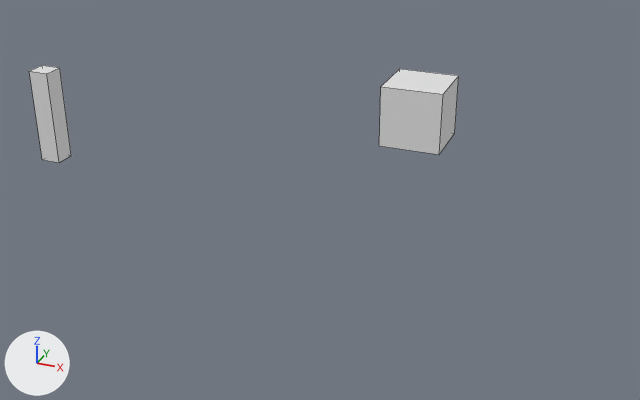
A saved change to the Blender file blend-files/10.blend.
The view is the same before and after, from a 50 mm lens placed at (3.54, -13.26, 6.53), pointed at (-1.89, 0.42, -0.55). The axes (+X, +Y, +Z) are drawn at lower left. The lights are the same throughout. Mesh edges are drawn as thin lines.

In view in the first picture: 'Content10', 'Cube.001'.
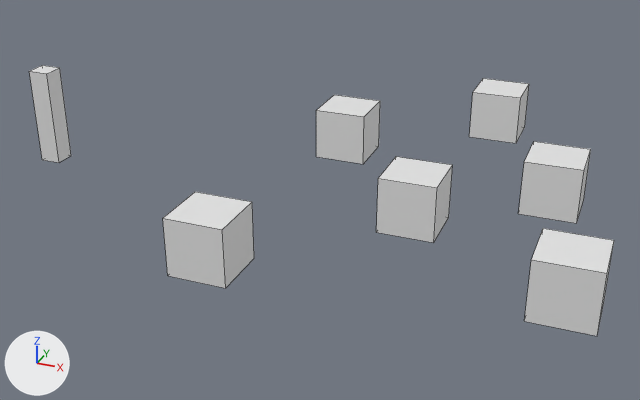
What differs and where, as boxes [x1, y1, x2, y2] in the pictures (640 x 400 px):
'Content10', moved: before [379, 69, 459, 155]; after [376, 156, 452, 243]
'Content10.004', added: after [524, 228, 614, 336]
'Content10.005', added: after [163, 192, 254, 288]
'Content10.001', added: after [519, 141, 591, 223]
'Content10.002', added: after [316, 95, 380, 164]
'Content10.003', added: after [469, 78, 529, 143]

What the commit changed:
Object 'Content10' (ob_content10) moves from (0.0, 0.0, 1.58) to (0.0, 0.0, 0.0).
Object 'Content10.005' (ob_content10_005) is new; it shows a copy of the mesh of ob_content10.
Its location is (-2.55, -2.57, 0.0).
Its scale is (1.71, 1.71, 1.71).
Object 'Content10.004' (ob_content10_004) is new; it shows a copy of the mesh of ob_content10.
Its location is (2.81, -1.8, 0.0).
Its scale is (1.71, 1.71, 1.71).
Object 'Content10.003' (ob_content10_003) is new; it shows a copy of the mesh of ob_content10.
Its location is (0.46, 4.9, 0.0).
Its scale is (1.71, 1.71, 1.71).
Object 'Content10.002' (ob_content10_002) is new; it shows a copy of the mesh of ob_content10.
Its location is (-2.17, 2.68, 0.0).
Its scale is (1.71, 1.71, 1.71).
Object 'Content10.001' (ob_content10_001) is new; it shows a copy of the mesh of ob_content10.
Its location is (2.11, 1.59, 0.0).
Its scale is (1.71, 1.71, 1.71).
